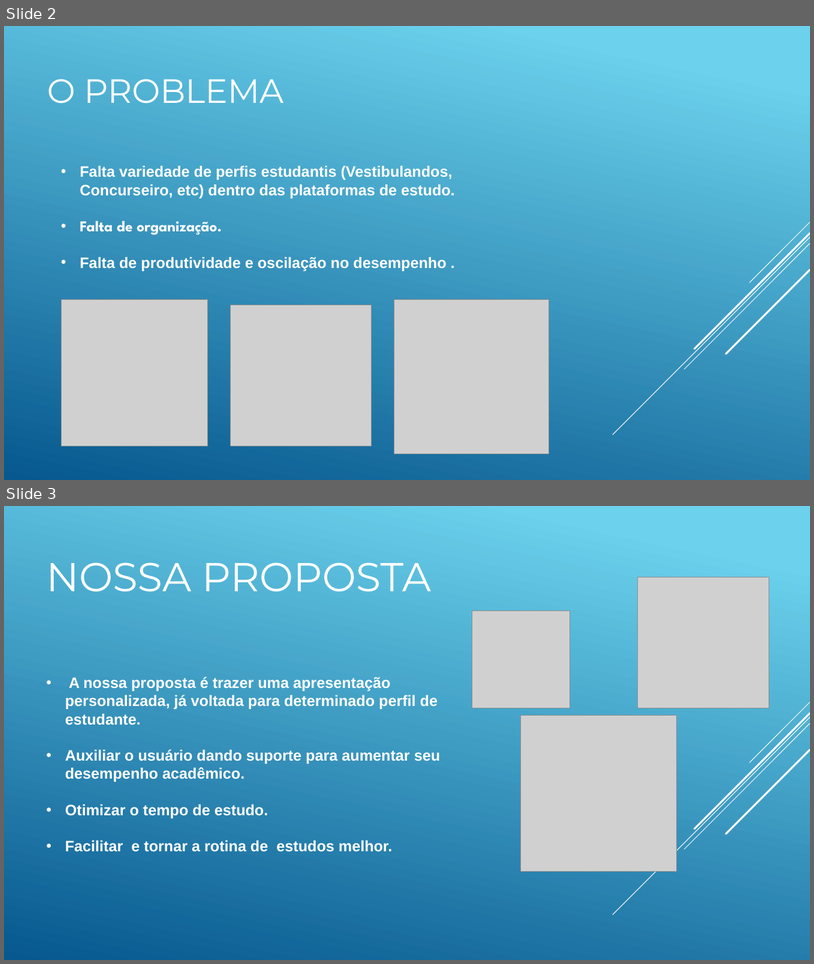
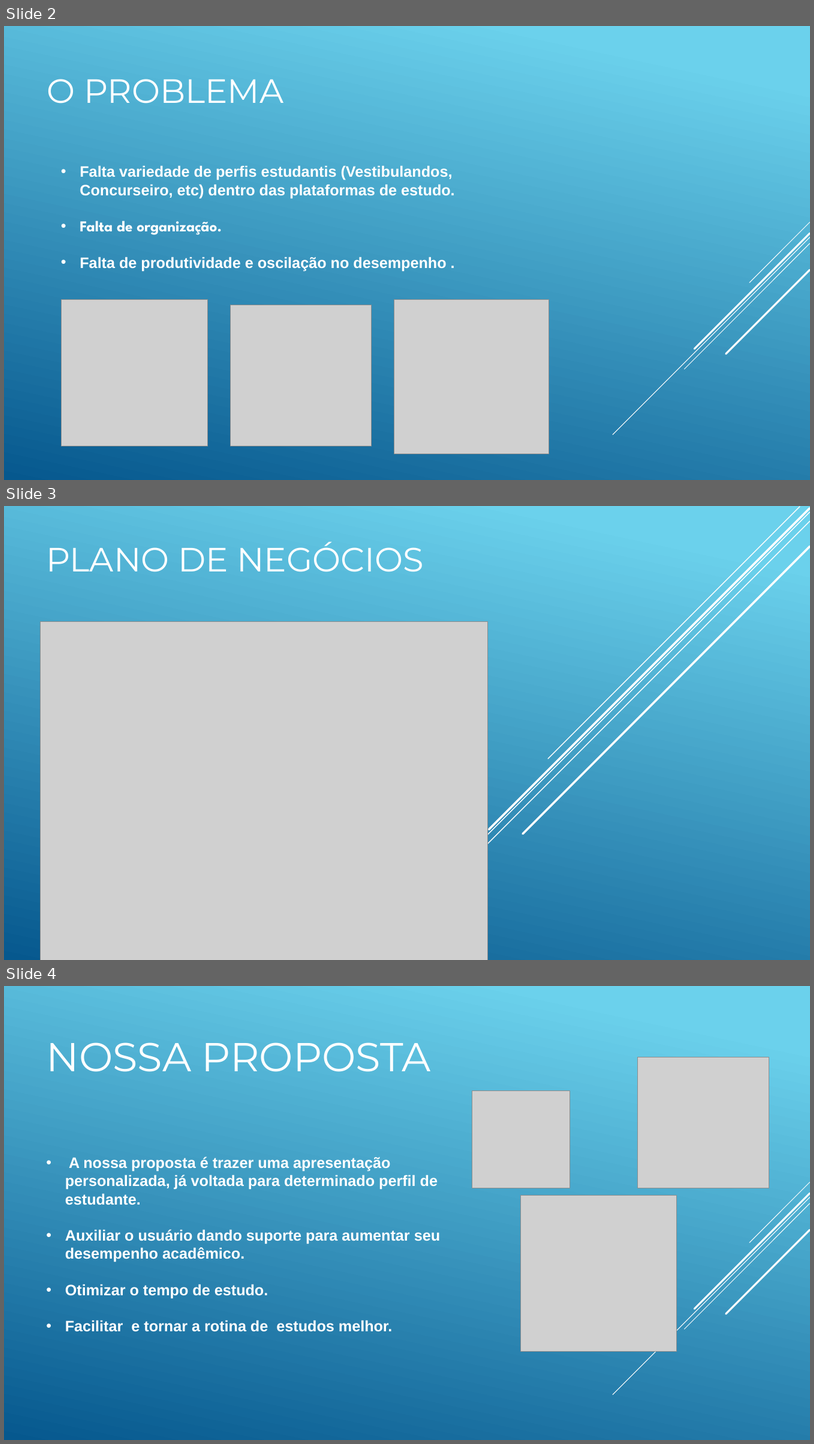
Before and after one commit to LuizGuaycurus/Projeto-Integrador, a slide deck: PITCH PROJETO INTEGRADOR.pptx. Shown one above the other, each under a label of ours: slides 2 and 3 before the commit, slides 2, 3 and 4 after it. The pictures are 814x964 and 814x1444 pixels, drawn with LibreOffice and Linux fonts; fonts in the diff are those of the drawing; grey boxes stand for pictures. Boxes give left, top, right and bottom in pixels: in the first picture for what was removed or moved away, otherwise in the second. Text is boxed around its words. In the diff, an @@ line names an element or a change of style, - is before the commit and + after.

Commit message:
Adição do lean canvas na apresentação

```diff
--- a/PITCH PROJETO INTEGRADOR.pptx
+++ b/PITCH PROJETO INTEGRADOR.pptx
@@ slide 3 added at (x1=4, y1=506, x2=810, y2=960), background gradient #6ED2EB to #06588E @@
@@ line added from (810, 512) to (408, 915), #FFFFFF 1 pt @@
@@ line added from (810, 521) to (483, 849), #FFFFFF 1 pt @@
@@ line added from (810, 508) to (489, 829), #FFFFFF 2.5 pt @@
@@ line added from (800, 507) to (548, 759), #FFFFFF 1 pt @@
@@ text added at (x1=46, y1=541, x2=423, y2=572), 40 pt, text #FFFFFF @@
+PLANO DE NEGÓCIOS
@@ line added from (810, 547) to (523, 834), #FFFFFF 2.5 pt @@
@@ picture added at (x1=40, y1=622, x2=489, y2=960) @@
@@ what was slide 3 is now slide 4 @@
```
